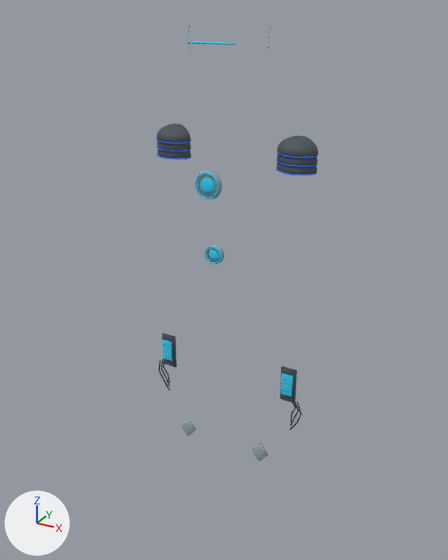
The OBJ model ArtSource/Heroes/ConceptModels/Traveler-new-parts.obj: old version first, new version second.
Before and after are seen from a 50 mm camera at (0.793, -1.507, 1.765) aimed at (-0.04, 0.008, 1.008). Arrows for +X, +Y and +Z are at lower left; the lights stay in place. The first picture is the older version. Where no turn or scale is listed for an object, it has been applied to the vertices. Vertices at exactly the same position are counted once.

Names of what the first picture shows: 'Traveler-new-parts'.
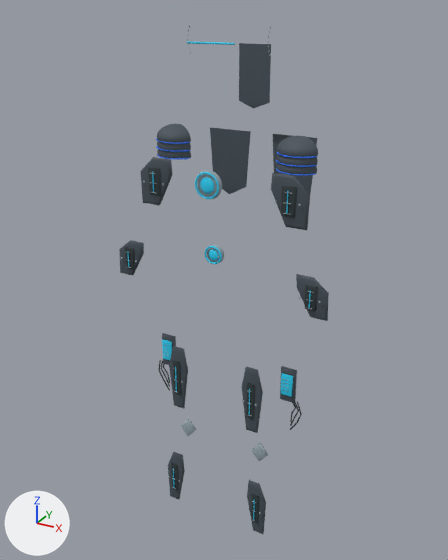
Where the change shows, as pixel boxes [x1, y1, x2, y2] in the pictures (448 x 560 px):
'Traveler-new-parts', reshaped (29% wider, 17% taller)
    before: [156, 26, 318, 461]
    after: [119, 26, 329, 534]
part 1 of me_traveler_new_parts, added
    after: [148, 167, 161, 196]
part 2 of me_traveler_new_parts, added
    after: [124, 247, 135, 270]
part 3 of me_traveler_new_parts, added
    after: [173, 361, 181, 395]
part 4 of me_traveler_new_parts, added
    after: [171, 463, 178, 490]
part 5 of me_traveler_new_parts, added
    after: [281, 186, 297, 217]
part 6 of me_traveler_new_parts, added
    after: [119, 43, 329, 321]
part 7 of me_traveler_new_parts, added
    after: [168, 346, 266, 534]

The change, as a list of edits to the scene's bpy script:
```text
Change me_traveler_new_parts:
    used by ob_traveler_new_parts; location = (0.0, 0.0, 0.0)
    remove me_traveler_new_parts.from_pydata(...)  # 5024 vertices, 9408 faces; spans x -0.256..0.256, y -0.161..0.006, z 0.448..1.723
    add me_traveler_new_parts.from_pydata(...)  # 6520 vertices, 12072 faces; spans x -0.335..0.335, y -0.161..0.181, z 0.213..1.723
    me_traveler_new_parts part 1: the loose piece of 13 vertices spanning x -0.233..-0.185, y -0.063..-0.049, z 0.691..0.803 is copied, and the copy is scaled about its middle by (0.794, 0.4, 0.687), then moved by (0.005, -0.044, 0.57), in mat_traveler_surface_0 (dark grey #2f393b); it spans x -0.224..-0.184, y -0.103..-0.098, z 1.279..1.356
    me_traveler_new_parts part 2: the loose piece of 13 vertices spanning x 0.191..0.227, y -0.068..-0.063, z 0.718..0.789 is copied, and the copy is scaled about its middle by (0.862, 1, 0.937), then moved by (-0.498, -0.061, 0.324), in mat_traveler_surface_0 (dark grey #2f393b); it spans x -0.305..-0.272, y -0.13..-0.124, z 1.044..1.111
    me_traveler_new_parts part 3: the loose piece of 13 vertices spanning x -0.227..-0.191, y -0.068..-0.063, z 0.718..0.789 is copied, and the copy is scaled about its middle by (0.671, 1, 1.65), then moved by (0.082, -0.072, -0.04), in mat_traveler_surface_0 (dark grey #2f393b); it spans x -0.14..-0.114, y -0.14..-0.135, z 0.655..0.772
    me_traveler_new_parts part 4: the loose piece of 13 vertices spanning x -0.227..-0.191, y -0.068..-0.063, z 0.718..0.789 is copied, and the copy is scaled about its middle by (0.652, 1, 1.5), then moved by (0.059, -0.072, -0.438), in mat_traveler_surface_0 (dark grey #2f393b); it spans x -0.163..-0.138, y -0.14..-0.135, z 0.262..0.368
    me_traveler_new_parts part 5: the loose piece of 13 vertices spanning x 0.185..0.233, y -0.063..-0.049, z 0.691..0.803 is copied, and the copy is scaled about its middle by (0.794, 0.4, 0.687), then moved by (-0.005, -0.044, 0.57), in mat_traveler_surface_0 (dark grey #2f393b); it spans x 0.184..0.224, y -0.103..-0.098, z 1.279..1.356
    me_traveler_new_parts part 6: 657 vertices added at x -0.335..0.335, y -0.134..0.181, z 1.019..1.675
    me_traveler_new_parts part 7: 322 vertices added at x -0.183..0.183, y -0.144..-0.124, z 0.213..0.818
    other edits to the shape of me_traveler_new_parts do not show in these pictures
```
